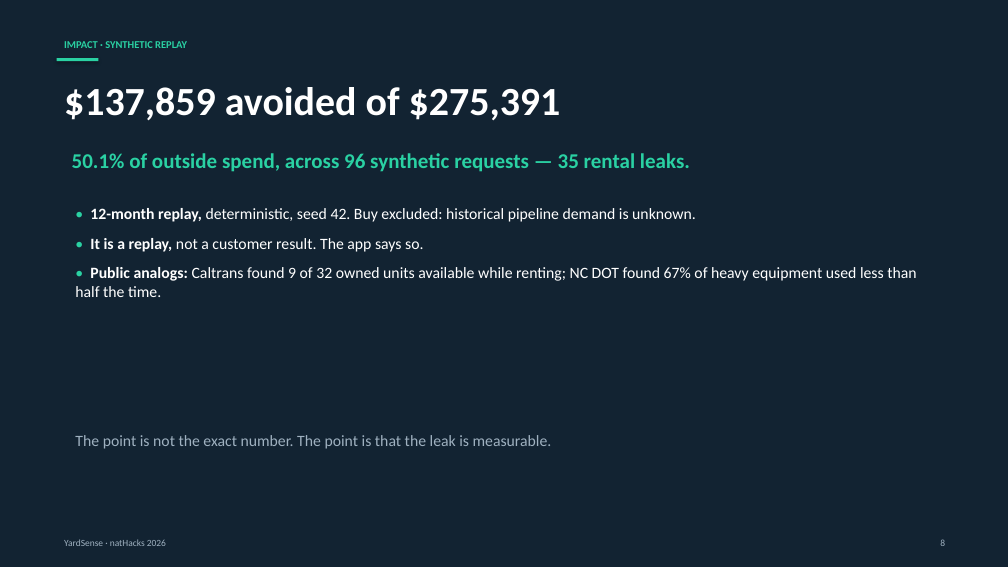
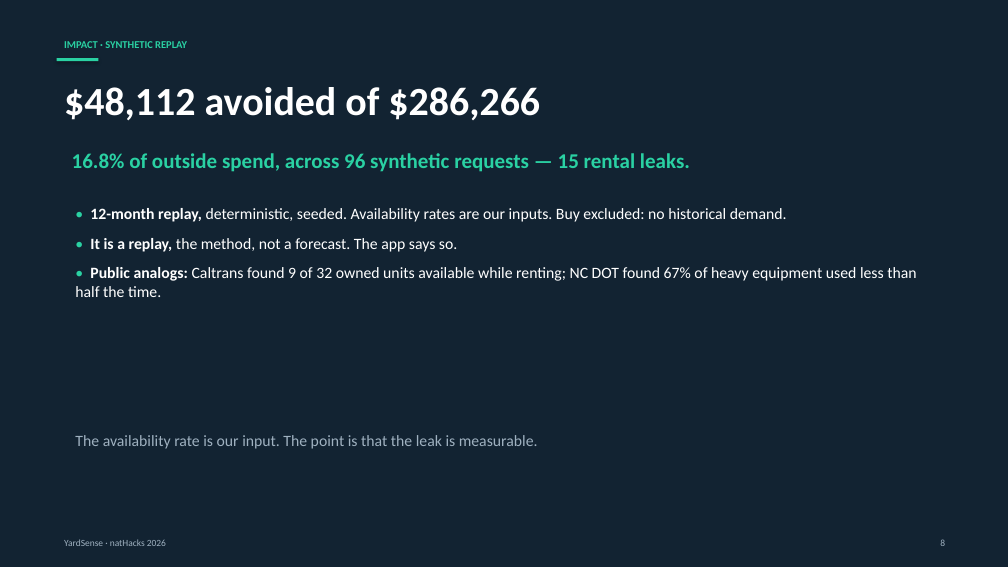
Before and after one commit to singhg349-wq/yardsense-nathacks26, a slide deck: slide 8 of pitch/YardSense-natHacks-2026.pptx. Drawn at 1008x567 pixels with LibreOffice and Linux fonts; fonts in the diff are those of the drawing. Boxes give left, top, right and bottom in pixels: in the first picture for what was removed or moved away, otherwise in the second. Text is boxed around its words. In the diff, an @@ line names an element or a change of style, - is before the commit and + after.

Commit message:
Rewrite the pitch story: no buy, Kingsway slip ripples to Riverside and Capilano
Scripts, runbook, deck, Q&A, video plan and the pptx now use the current numbers: backtest, fleet advisor, 2.1% static gap, 102 + 103 tests.

```diff
--- a/pitch/YardSense-natHacks-2026.pptx
+++ b/pitch/YardSense-natHacks-2026.pptx
@@ text at <box>64,87,540,120</box>: text changed @@
-$137,859 avoided of $275,391
+$48,112 avoided of $286,266
@@ text at <box>72,153,690,172</box>: text changed @@
-50.1% of outside spend, across 96 synthetic requests — 35 rental leaks.
+16.8% of outside spend, across 96 synthetic requests — 15 rental leaks.
@@ text at <box>90,208,787,252</box>: text changed @@
-• 12-month replay, deterministic, seed 42. Buy excluded: historical pipeline demand is unknown.
-• It is a replay, not a customer result. The app says so.
+• 12-month replay, deterministic, seeded. Availability rates are our inputs. Buy excluded: no historical demand.
+• It is a replay, the method, not a forecast. The app says so.
@@ text at <box>75,435,538,449</box>: text changed @@
-The point is not the exact number. The point is that the leak is measurable.
+The availability rate is our input. The point is that the leak is measurable.
```
Also in this commit, not shown: 6 other slides changed, 6 other files.
